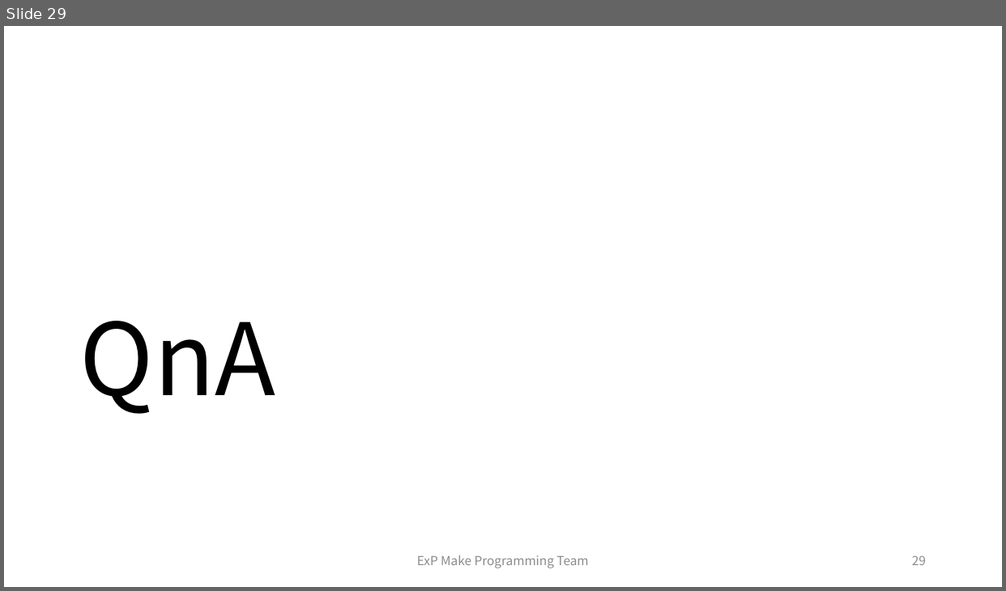
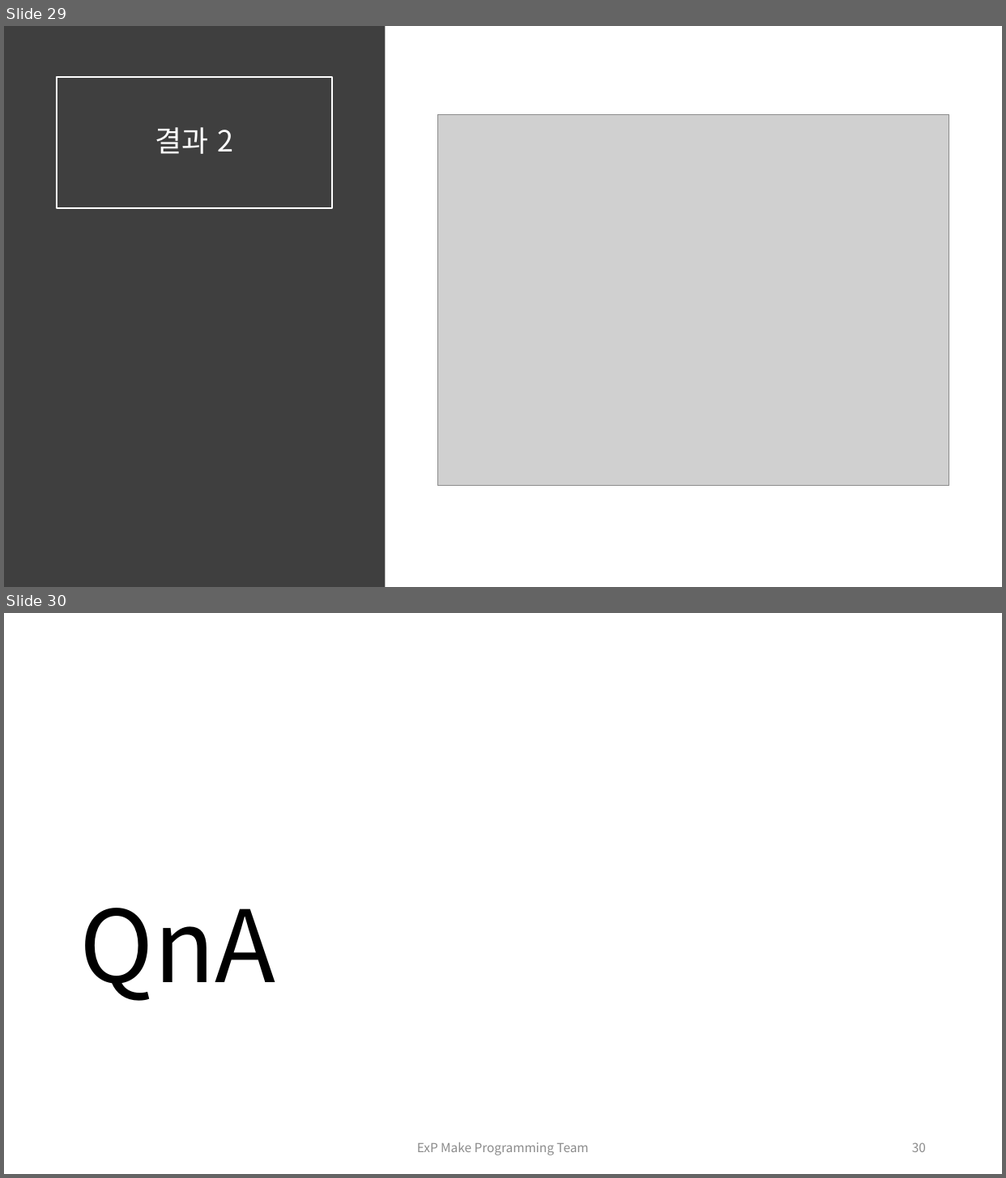
Before and after one commit to SeongjinBak/19_2_Hongik_ExP_Make_Programming_Seminar, a slide deck: 11회차(191125).pptx. Shown one above the other, each under a label of ours: slide 29 before the commit, slides 29 and 30 after it. The pictures are 1006x591 and 1006x1178 pixels, drawn with LibreOffice and Linux fonts; fonts in the diff are those of the drawing; grey boxes stand for pictures; background and template pictures are left out. Boxes give left, top, right and bottom in pixels: in the first picture for what was removed or moved away, otherwise in the second. Text is boxed around its words. In the diff, an @@ line names an element or a change of style, - is before the commit and + after.

```diff
--- a/11회차(191125).pptx
+++ b/11회차(191125).pptx
@@ slide 29 added at [4,26,1002,587], background #FFFFFF @@
@@ rectangle added at [4,26,385,587], fill #3F3F3F @@
@@ title added at [57,77,332,209], outline #FFFFFF 1.5 pt, 28 pt, text #FFFFFF @@
+결과 2
@@ picture added at [437,114,949,485] @@
@@ what was slide 29 is now slide 30 @@
@@ page number at [912,1143,926,1152]: text changed @@
-29
+30
```
Also in this commit, not shown: 2 slides changed.
